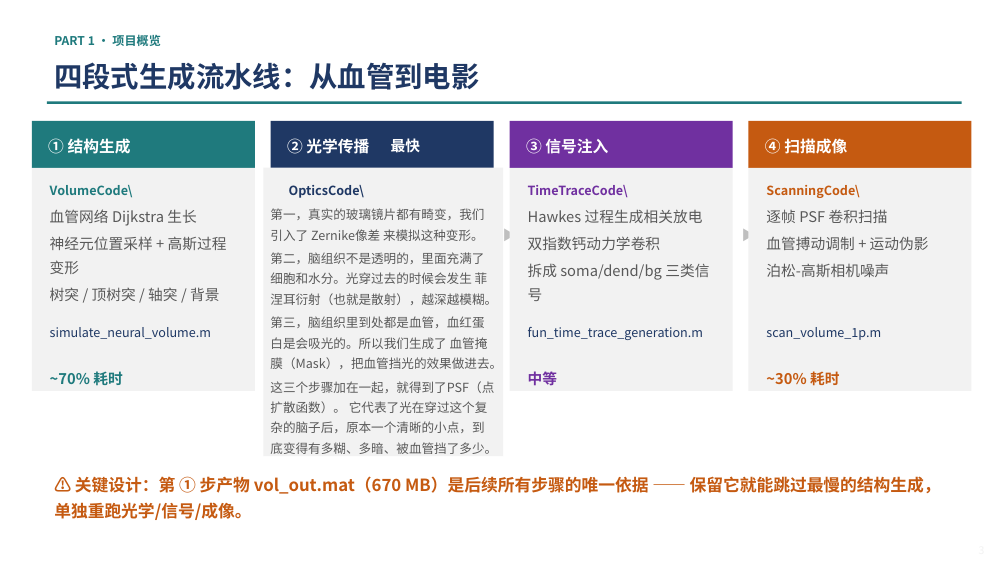
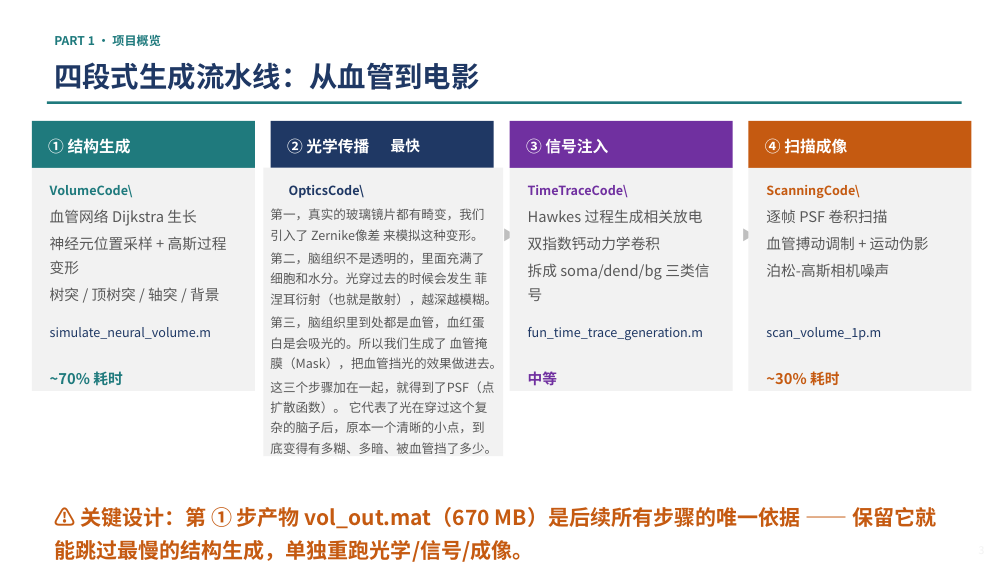
Before and after one commit to hyx0320/NAOMi1p, a slide deck: slide 3 of NAOMi1p_虚拟数据生成_深度复盘.pptx. Drawn at 1008x567 pixels with LibreOffice and Linux fonts; fonts in the diff are those of the drawing. Boxes give left, top, right and bottom in pixels: in the first picture for what was removed or moved away, otherwise in the second. Text is boxed around its words. In the diff, an @@ line names an element or a change of style, - is before the commit and + after.

```diff
--- a/NAOMi1p_虚拟数据生成_深度复盘.pptx
+++ b/NAOMi1p_虚拟数据生成_深度复盘.pptx
@@ text "⚠ 关键设计：第 ① 步产物 vol_out.mat（670 ...": place and size @@
-text "⚠ 关键设计：第 ① 步产物 vol_out.mat（670 ..." at bbox=[54, 476, 941, 520]
+text "⚠ 关键设计：第 ① 步产物 vol_out.mat（670 ..." at bbox=[54, 507, 936, 562]
@@ text "⚠ 关键设计：第 ① 步产物 vol_out.mat（670 ..." at bbox=[54, 507, 936, 562]: size 16 to 20 pt @@
```
Also in this commit, not shown: 13 other slides changed, 1 slide added, 4 slides removed.
